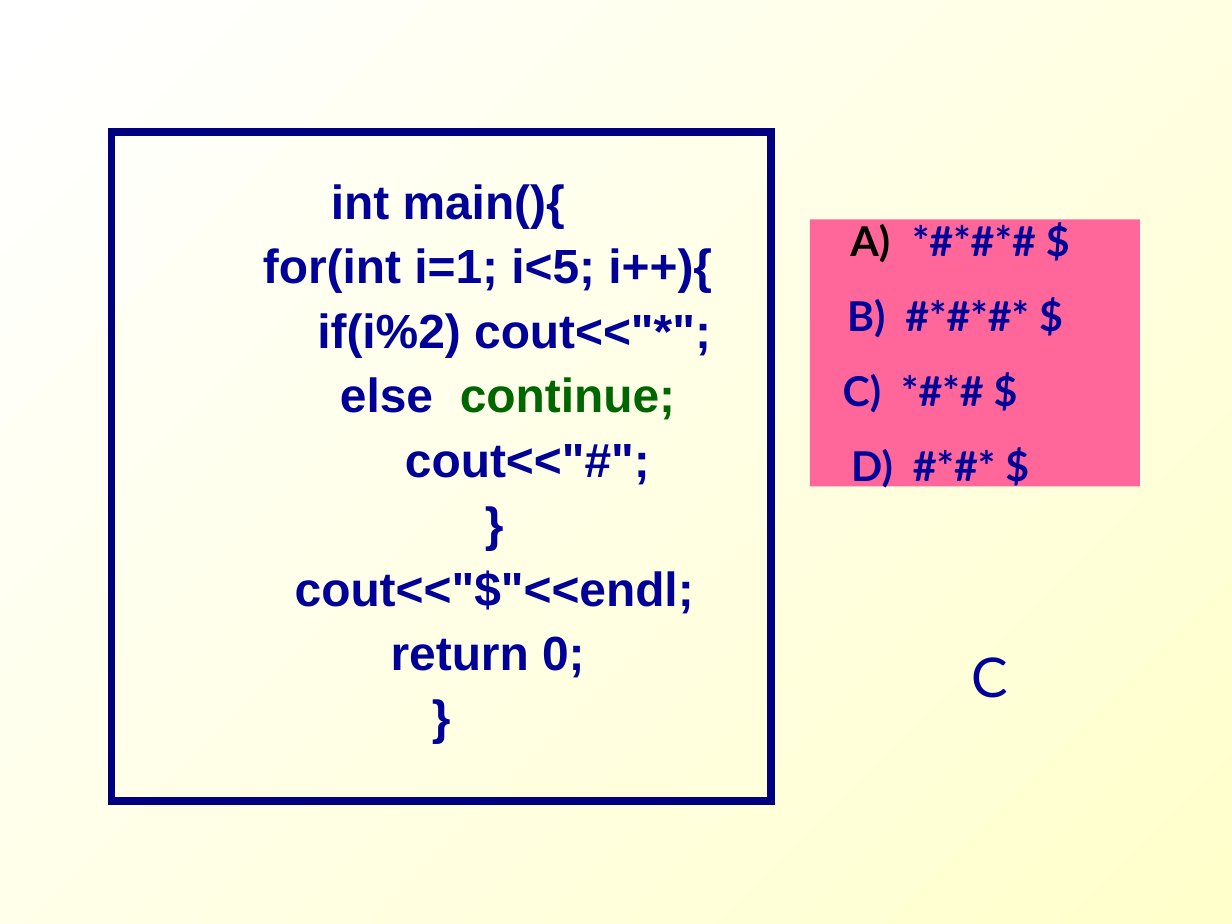
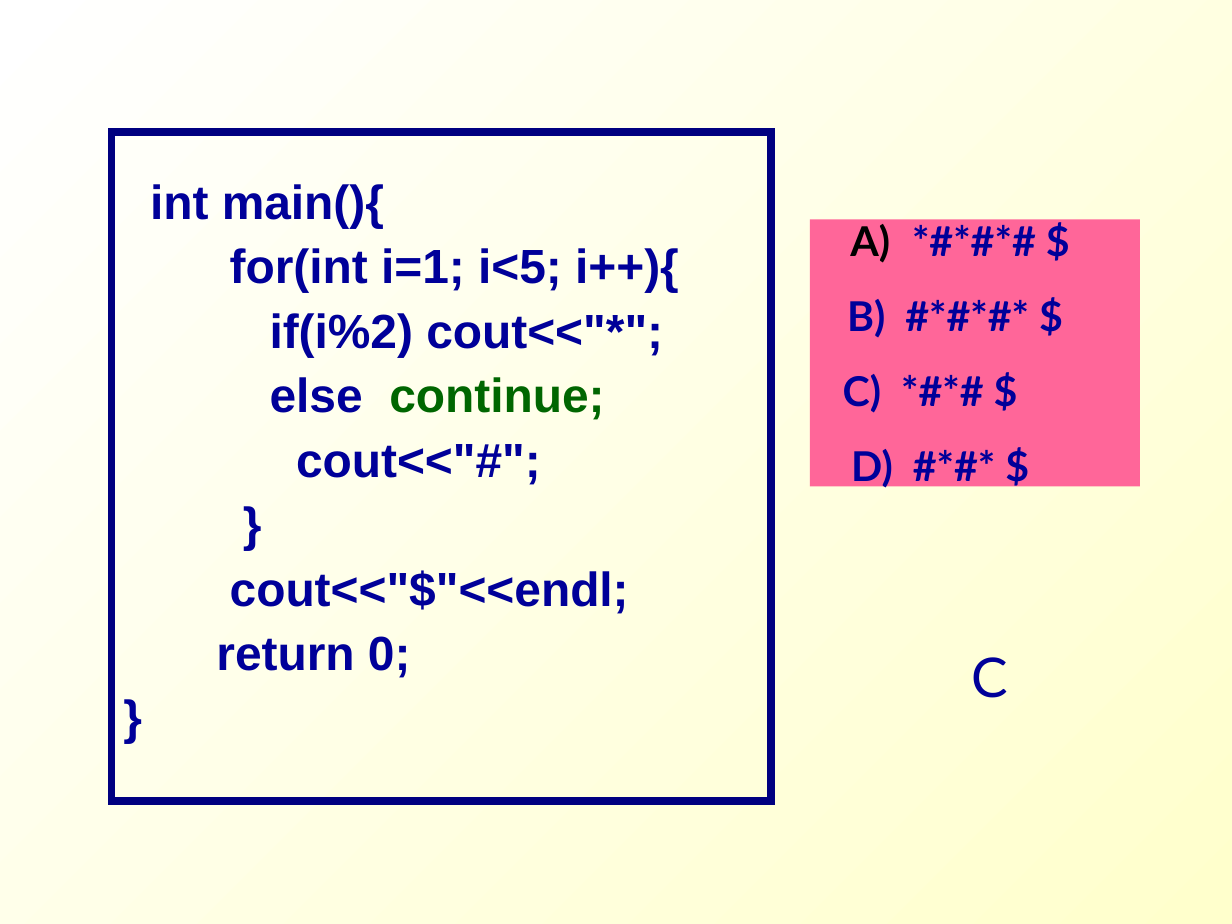
Before and after one commit to Changhe160/Changhe160.github.io, a slide deck: slide 47 of teachingRes/Cplusplus/unit02控制结构.ppt. Drawn at 1232x924 pixels with LibreOffice and Linux fonts; fonts in the diff are those of the drawing. Boxes give left, top, right and bottom in pixels: in the first picture for what was removed or moved away, otherwise in the second. Text is boxed around its words. In the diff, an @@ line names an element or a change of style, - is before the commit and + after.

```diff
--- a/teachingRes/Cplusplus/unit02控制结构.ppt
+++ b/teachingRes/Cplusplus/unit02控制结构.ppt
@@ rectangle "int main(){" at bbox=[111, 132, 770, 801]: alignment centre to left @@
```
Also in this commit, not shown: 9 other slides changed.
